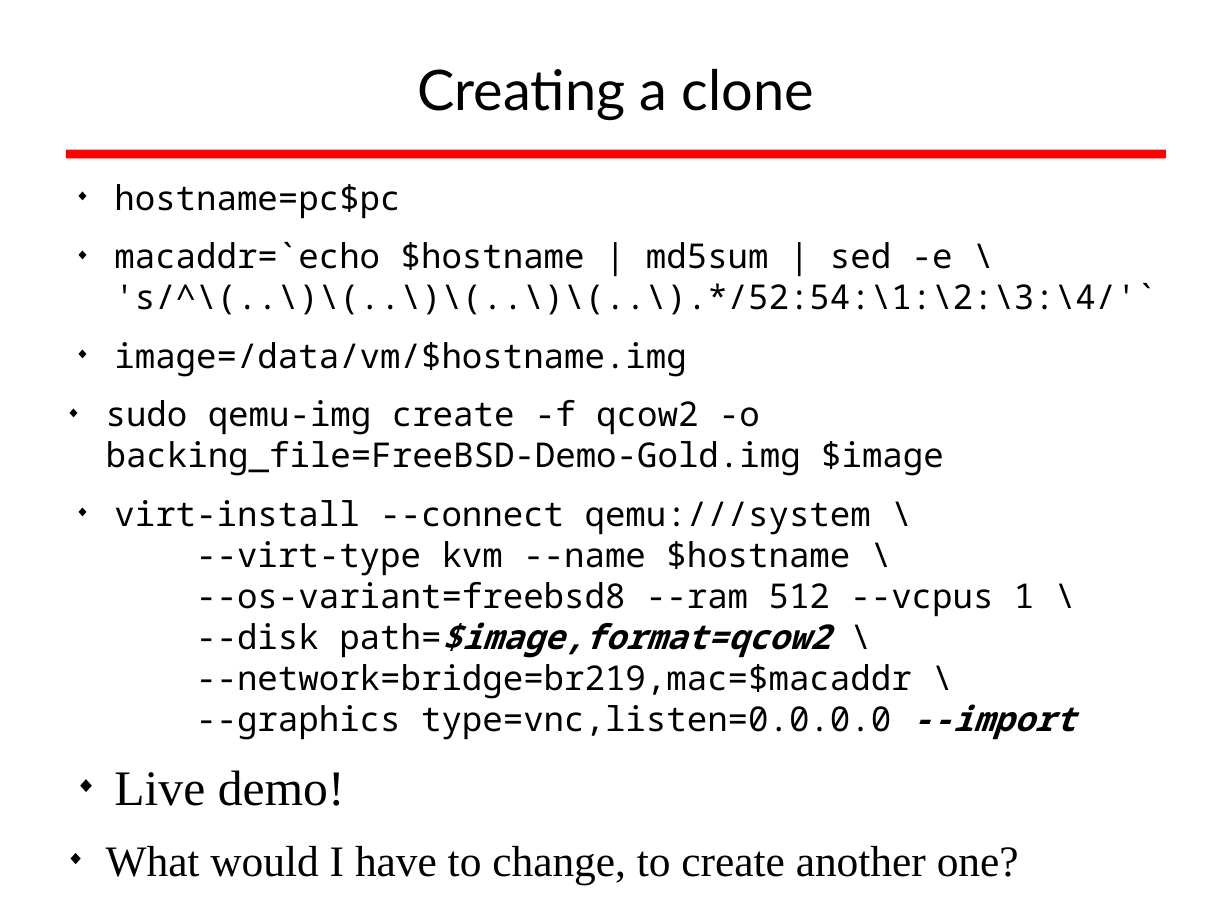
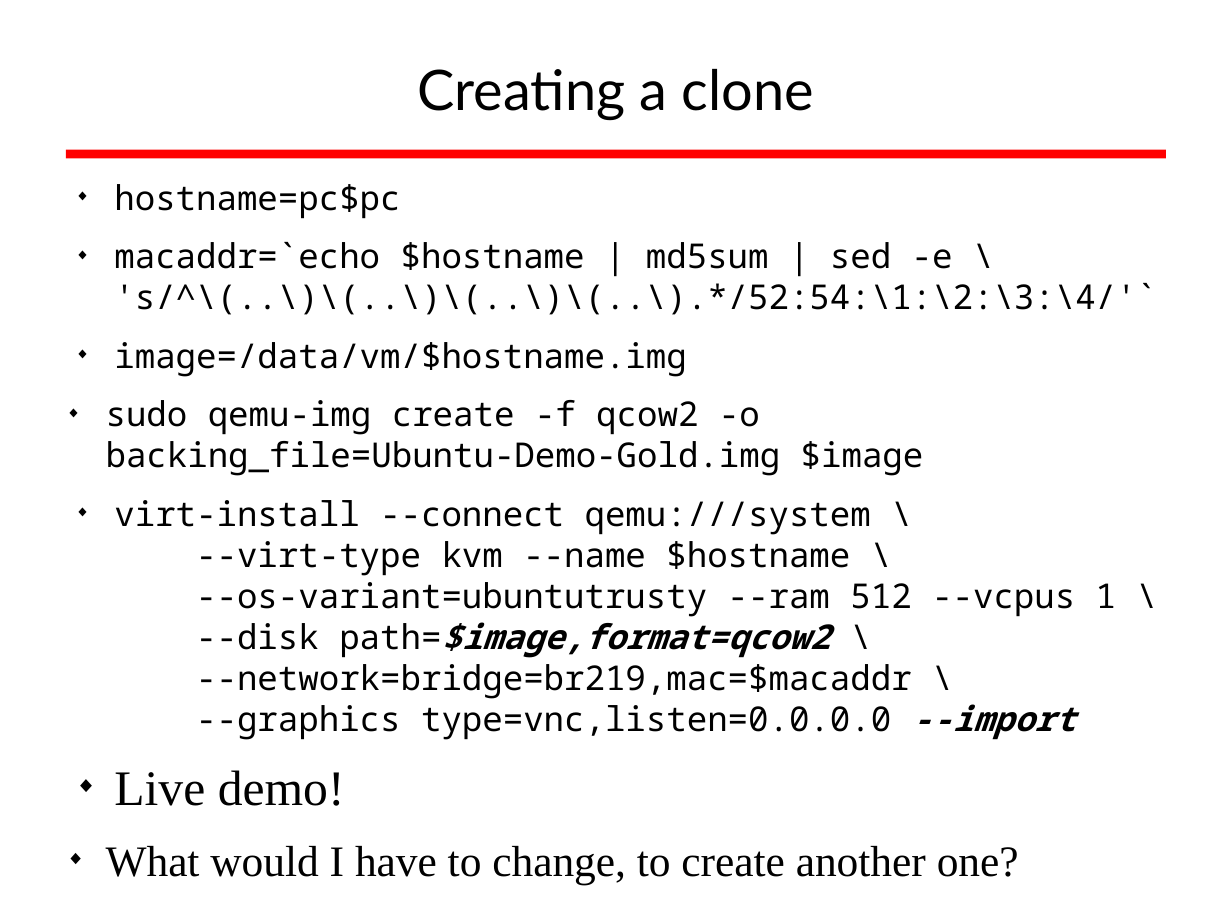
Before and after one commit to afnog/afnog.github.io, a slide deck: slide 11 of sse/virtualization/afnog_2015_virtualization_kvm_cw.odp. Drawn at 1232x924 pixels with LibreOffice and Linux fonts; fonts in the diff are those of the drawing; background and template pictures are left out. Boxes give left, top, right and bottom in pixels: in the first picture for what was removed or moved away, otherwise in the second. Text is boxed around its words. In the diff, an @@ line names an element or a change of style, - is before the commit and + after.

Commit message:
/ ‘sse/virtualization/afnog_2015_virtualization_kvm_cw.odp’

```diff
--- a/sse/virtualization/afnog_2015_virtualization_kvm_cw.odp
+++ b/sse/virtualization/afnog_2015_virtualization_kvm_cw.odp
@@ text at (106,400,1116,740): text changed @@
-  ◆ sudo qemu-img create -f qcow2 -o backing_file=FreeBSD-Demo-Gold.img $image
-◆ virt-install --connect qemu:///system \
-  --virt-type kvm --name $hostname \
-  --os-variant=freebsd8 --ram 512 --vcpus 1 \
-  --disk path=$image,format=qcow2 \
-  --network=bridge=br219,mac=$macaddr \
-  --graphics type=vnc,listen=0.0.0.0 --import
+  ◆ sudo qemu-img create -f qcow2 -o backing_file=Ubuntu-Demo-Gold.img $image
+◆ virt-install --connect qemu:///system \
+  --virt-type kvm --name $hostname \
+  --os-variant=ubuntutrusty --ram 512 --vcpus 1 \
+  --disk path=$image,format=qcow2 \
+  --network=bridge=br219,mac=$macaddr \
+  --graphics type=vnc,listen=0.0.0.0 --import
```
Also in this commit, not shown: 4 other slides changed.
